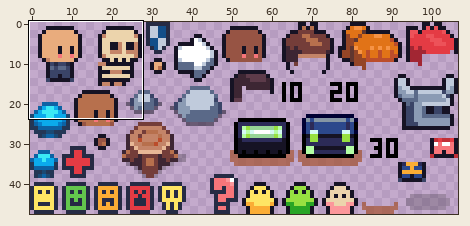
Edited in one commit: sprite sheet (atlas.png). The first picture is a wide view before the edit; the outline marks the close-up.
Close-up. Earlier state:
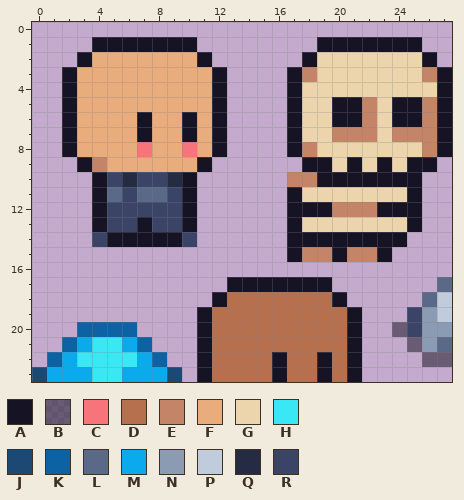
The file is 107x48 pixels. Shown: x 0..27, y 0..23.
Palette (. is transparent): A #161324  B #18142587  C #f7757a  D #b7704d  E #c48468  F #e9ac7d  G #ecd4ac  H #3ae8f5  J #1b4973  K #0d62a4  L #5a6988  M #0baaec  N #8b9bb4  P #c0cbdc  Q #262b44  R #3a4467
Pixels before, first column x 0:
 1 ....AAAAAAA........AAAAAAA..
 2 ...AFFFFFFFA......AGGGGGGGA.
 3 ..AFFFFFFFFFA....AEGGGGGGGEA
 4 ..AFFFFFFFFFA....AGGGGGGGGGA
 5 ..AFFFFFFFFFA....AGGAAEGAAEA
 6 ..AFFFFAFFAFA....AGGAAEGAAEA
 7 ..AFFFFAFFAFA....AGGEEEGEEEA
 8 ..AFFFFCFFCFA....AEGGGGGGGEA
 9 ...AEFFFFFFA......AAGAGAGAA.
10 ....ARQRRQA......EEAAAAAAA..
11 ....ALRLLRA......AGGGGGGGA..
12 ....ARRRRRA......AAAEEEAAA..
13 ....ARRARRA......AGGGGGGGA..
14 ....RAAAAAR......AAAAAAAA...
15 .................AEEAEEA....
16 ............................
17 .............AAAAAAA.......L
18 ............ADDDDDDDA.....LP
19 ...........ADDDDDDDDDA...RNP
20 ...KKKK....ADDDDDDDDDA..BRNN
21 ..KMHHMK...ADDDDDDDDDA...BNL
22 .KMHHHHMK..ADDDDADDADA....BB
23 JMMMHHMMMJ.ADDDDADDADA......
The same view after the edit:
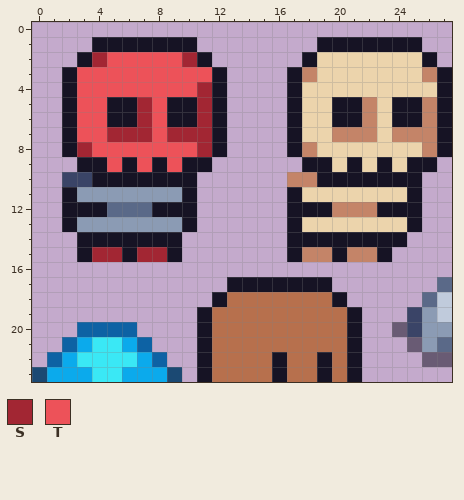
Colours new in this view: S #a22633  T #ed5259
Commit: temp art, colours added
Diff:
There is now colour A in row 11 at x 2; in row 12 at x 2 to 3; in row 13 at x 2; in row 14 at x 3; in row 15 at x 3, 6 and 9.
The edit turns colour E into colour A in row 9 at x 4.
The edit turns colour F into colour A in row 5 at x 5 to 6 and 9 to 10; in row 6 at x 5 to 6 and 9; in row 9 at x 6, 8 and 10.
The edit turns colour Q into colour A in row 10 at x 6 and 9.
The edit turns colour R into colour A in row 10 at x 5 and 7 to 8; in row 12 at x 8 to 9; in row 14 at x 4.
The edit turns colour R into colour L in row 12 at x 5 to 7.
There is now colour N in row 11 at x 3; in row 13 at x 3.
The edit turns colour A into colour N in row 11 at x 4; in row 13 at x 4 and 7.
The edit turns colour L into colour N in row 11 at x 5 and 7 to 8.
The edit turns colour R into colour N in row 11 at x 6 and 9; in row 13 at x 5 to 6 and 8 to 9.
There is now colour R in row 10 at x 2 to 3.
There is now colour S in row 15 at x 4 to 5 and 7 to 8.
The edit turns colour A into colour S in row 6 at x 7; in row 7 at x 7 and 10.
The edit turns colour F into colour S in row 2 at x 4 and 10; in row 4 at x 11; in row 5 at x 7 and 11; in row 6 at x 11; in row 7 at x 5 to 6, 9 and 11; in row 8 at x 3 and 11.
The edit turns colour C into colour T in row 8 at x 7 and 10.
The edit turns colour F into colour T in row 2 at x 5 to 9; in row 3 at x 3 to 11; in row 4 at x 3 to 10; in rows 5 to 7 at x 3 to 4 and 8; in row 8 at x 4 to 6 and 8 to 9; in row 9 at x 5, 7 and 9.
The edit erases colour R in row 14 at x 10.
